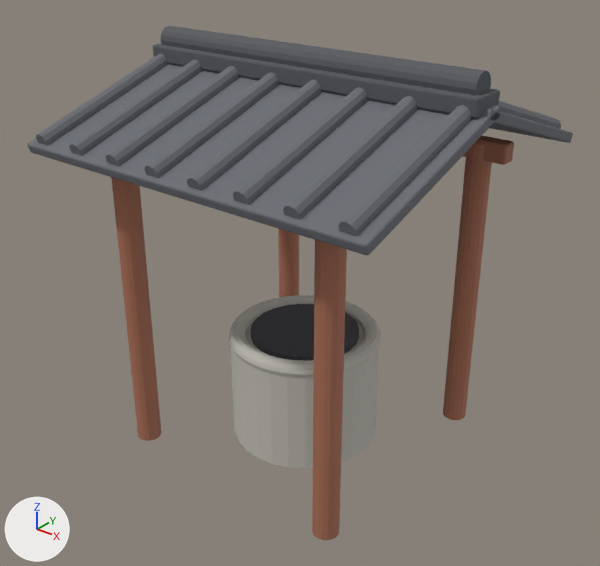
The FBX model LingyanUnity/Assets/Resources/Models/tang_well.fbx, before and after one commit.
One viewpoint serves both versions: a camera (50 mm lens) standing at (3.74, -4.74, 4.29) and looking at (0.03, -0.1, 1.42). The lights are fixed; the arrows at lower left show +X, +Y and +Z. The older version comes first. Where no turn or scale is listed for an object, it has been applied to the vertices.

Before the edit, the objects in view are built like this:
```python
ob_sroof = bpy.data.objects.new('sroof', me_cube_695)
ob_sroof.location = (0.0, 0.0, 0.0)
ob_sroof_tile_005 = bpy.data.objects.new('sroof_tile.005', me_cylinder_515)
ob_sroof_tile_005.location = (0.579, -0.65, 2.824)
ob_sroof_tile_006 = bpy.data.objects.new('sroof_tile.006', me_cylinder_516)
ob_sroof_tile_006.location = (0.964, -0.65, 2.824)
ob_sroof_tile_007 = bpy.data.objects.new('sroof_tile.007', me_cylinder_517)
ob_sroof_tile_007.location = (1.35, -0.65, 2.824)
ob_well_col = bpy.data.objects.new('well_col', me_cylinder_506)
ob_well_col.location = (-0.95, -0.95, 1.25)
ob_well_col_001 = bpy.data.objects.new('well_col.001', me_cylinder_507)
ob_well_col_001.location = (-0.95, 0.95, 1.25)
ob_well_col_002 = bpy.data.objects.new('well_col.002', me_cylinder_508)
ob_well_col_002.location = (0.95, -0.95, 1.25)
ob_well_col_003 = bpy.data.objects.new('well_col.003', me_cylinder_509)
ob_well_col_003.location = (0.95, 0.95, 1.25)
ob_well_fang_001 = bpy.data.objects.new('well_fang.001', me_cube_694)
ob_well_fang_001.location = (0.0, 0.0, 0.0)
# also in view: 'sroof_tile.003' at (-0.19, -0.65, 2.82); 'sroof_tile' at (-1.35, -0.65, 2.82); 'well_mouth' at (0.0, 0.0, 0.92); 'sroof_ridge' at (0.0, 0.0, 3.04); 'sroof.001' at (0.0, 0.65, 2.76)
```
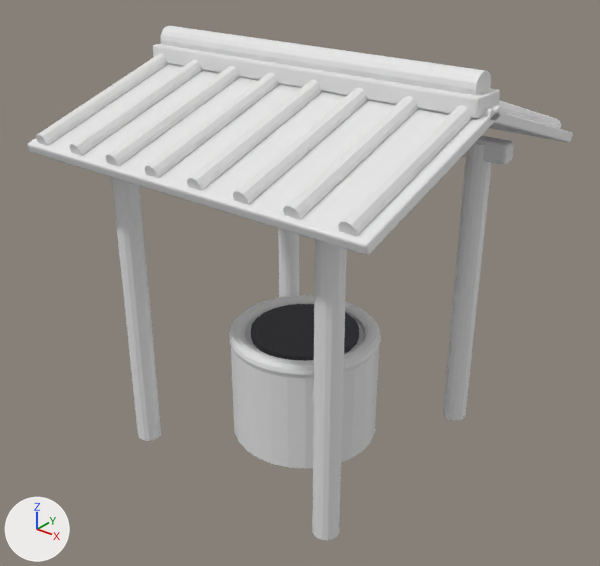
Where the change shows, as pixel boxes (x1, y1, x2, y2) in the pictures (600 x 566 px):
'sroof', recoloured (grey to white): (27, 64, 500, 255) in both
'well_ring', recoloured (light grey to white): (231, 321, 379, 469) in both
'well_col.002', recoloured (brown to white): (312, 240, 347, 540) in both
'sroof_cap', recoloured (dark grey to white): (160, 26, 491, 95) in both
'well_col.003', recoloured (brown to white): (443, 143, 492, 420) in both
'well_col', recoloured (brown to white): (111, 177, 161, 441) in both
'sroof_ridge', recoloured (dark grey to white): (153, 44, 500, 119) in both
'well_rim', recoloured (light grey to white): (229, 295, 381, 378) in both
'sroof_tile.007', recoloured (grey to white): (338, 105, 472, 236) in both
'sroof_tile.006', recoloured (grey to white): (283, 96, 418, 220) in both
'sroof_tile.005', recoloured (grey to white): (233, 87, 368, 205) in both
'sroof_tile.004', recoloured (grey to white): (187, 80, 322, 191) in both
'sroof_tile.003', recoloured (grey to white): (145, 72, 280, 178) in both
'sroof_tile.002', recoloured (grey to white): (106, 66, 240, 166) in both
'sroof_tile.001', recoloured (grey to white): (70, 59, 202, 156) in both
'sroof_tile', recoloured (grey to white): (36, 54, 169, 146) in both
'well_col.001', recoloured (brown to white): (278, 228, 299, 297) in both
'sroof.001', recoloured (grey to white): (483, 108, 573, 143) in both
'well_fang.001', recoloured (brown to white): (463, 136, 514, 165) in both
'sroof_tile.015', recoloured (grey to white): (499, 100, 561, 129) in both

What changed in the scene script:
```text
Change mat_timber_004:
    mat_timber_004.base_color: (0.4, 0.155, 0.092) -> (0.8, 0.8, 0.8)  # brown #aa6e56 -> white #e7e7e7
Change mat_tile_004:
    mat_tile_004.base_color: (0.148, 0.156, 0.175) -> (0.8, 0.8, 0.8)  # grey #6b6e74 -> white #e7e7e7
Change mat_ridge_004:
    mat_ridge_004.base_color: (0.095, 0.1, 0.112) -> (0.8, 0.8, 0.8)  # dark grey #57595e -> white #e7e7e7
Change mat_stone_003:
    mat_stone_003.base_color: (0.545, 0.525, 0.475) -> (0.8, 0.8, 0.8)  # light grey #c3c0b7 -> white #e7e7e7
```
